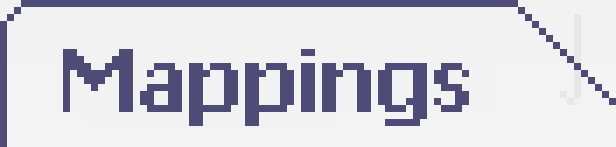
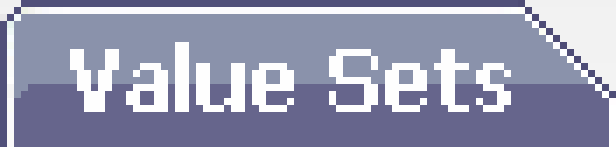
Two versions of the same layered image (616 × 147). Layer-by-layer changes:
hid "Mapping-blue" over (63, 49, 469, 126)
added layer "Value Sets-white" above "Background-clicked-88" over (70, 42, 511, 112)
hid "Background-clicked-88" over (0, 0, 616, 147)
showed "Background-88" over (0, 0, 616, 147)
